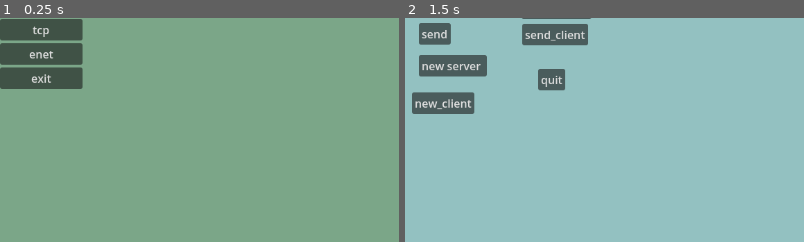
Above: before the commit, frames 1-2 (left to right).
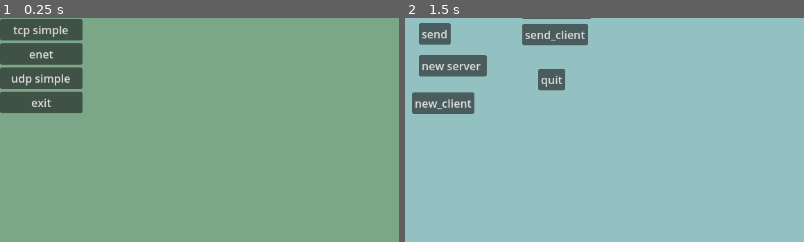
Above: after the commit, the same moments.

Repository: emagood/Thot-P2P
Game: Godot game, scene res://menu.tscn
Same seed, same stepped clock (60 frames per second), same inputs: the game is played once before the commit and once after it.
Inputs (mouse positions are % of the whole screen's width and height, from its top left):
- Up to frame 1 (0.25 s): no input
- Up to frame 2 (1.5 s): click "tcp" (after the commit: "tcp simple") at 0.5 s; click (5, 27) at 1.25 s, where only the run after the commit has a clickable "udp simple"
The pictures show only the part of the screen within x 0-50%, y 13-63%; the shares and areas given below are measured in that part.

The runs differ from the first frame. In frame 1, 2.5% of the frame differs, in the area x 0-21%, y 3-43%; in frame 2, nothing differs.

Commit message:
udp add
newudp

Diff:
--- /dev/null
+++ b/Utils/Haru/Api/Handshack.gd
@@ -0,0 +1,247 @@
+extends RefCounted
+
+class_name HaruHandshack
+
+const MAXPACKETS := 1024
+
+var resendTime := 0.05
+
+var sceneTree : SceneTree
+
+var streamPeer : PacketPeerUDP
+
+var sendPacketCallback : Callable
+var readPacketCallback : Callable
+
+var sentMessages :Dictionary
+var receivedMessages : Dictionary
+
+var sequenceMessages : int
+var expectedSequence : int
+
+var hasTimer0 := false
+var hasTimer1 := false
+var hasTimer2 := false
+
+var discartedPackets : Array[int]
+var expectedReceivedSequence : int = 0
+
+class UserPacketCommit extends RefCounted:
+	const MAXTRIALS := 340
+
+	var Message : HaruMessageWriter
+	var InTimeout : bool
+	var InTrials : int
+	var IsConfirmed : bool
+
+	var _Wait : bool
+
+	func _______Poll() -> void:
+		pass
+
+class ACKCommit extends RefCounted:
+	func _init() -> void:
+		return
+
+func _init() -> void:
+	return
+
+func SendData(packet : PackedByteArray) -> void:
+	if streamPeer:
+		#if randi_range(0, 1) == 1:
+		streamPeer.put_packet(packet)
+
+func SendACK(message : HaruMessageWriter) -> void:
+	var ACK = HaruMessageWriter.new()
+	ACK.MessageID = message.MessageID
+	ACK.MessageData = PackedByteArray([])
+
+	SendData(ACK.Serialize())
+
+	#print("Sending ACK....: %s" % message.MessageID)
+
+func SendPacket(data : PackedByteArray) -> void:
+	if sequenceMessages > 1024:
+		sequenceMessages = 0
+
+	var message = HaruMessageWriter.new()
+	message.MessageID = sequenceMessages
+	message.MessageData = data
+
+	var UPacket := UserPacketCommit.new()
+	UPacket.InTimeout = false
+	UPacket.InTrials = 0
+	UPacket.Message = message
+	UPacket._Wait = false
+
+	sentMessages[sequenceMessages] = UPacket
+	sequenceMessages += 1
+
+func _PollPackets() -> void:
+	if not streamPeer:
+		return
+
+	while streamPeer.get_available_packet_count() > 0:
+		var packet := streamPeer.get_packet()
+
+		var message = HaruMessageWriter.new()
+		message.Deserialize(packet)
+
+		if message.MessageID > -1:
+			if message.MessageData.size() < 1:
+				if message.MessageID == expectedSequence:
+					#print('ACK CONFIRMED FROM: %s' % sentMessages[expectedSequence].MessageData.get_string_from_utf8())
+					(sentMessages[expectedSequence] as UserPacketCommit).IsConfirmed = true
+					expectedSequence += 1
+				else:
+					#var resendSequence := 0
+					#while resendSequence < sentMessages.size():
+					#	SendData(sentMessages[sentMessages.keys()[resendSequence]].Serialize())
+					#	resendSequence += 1
+					pass
+			else:
+				if not message.MessageID in receivedMessages:
+					if not message.MessageID in discartedPackets:
+						readPacketCallback.call(message.MessageData)
+					receivedMessages[message.MessageID] = message
+				SendACK(message)
+
+		else:
+			if readPacketCallback:
+				readPacketCallback.call(packet)
+
+func _PollReceivedPackets() -> void:
+	if not streamPeer:
+		return
+
+	if hasTimer1:
+		return
+
+	hasTimer1 = true
+
+	var sequence := 0
+	var size := receivedMessages.size()
+
+	if size < 1:
+		return
+
+	print(receivedMessages)
+
+	while sequence < size:
+		var realSequence = receivedMessages.keys()[sequence]
+
+		if realSequence == expectedReceivedSequence:
+			var ACK = HaruMessageWriter.new()
+			ACK.MessageID = realSequence
+			ACK.MessageData = PackedByteArray([])
+
+			SendData(ACK.Serialize())
+			print('ACK SENT TO: %s' % receivedMessages[realSequence].MessageData.get_string_from_utf8())
+			#receivedMessages.erase(realSequence)
+			discartedPackets.append(realSequence)
+
+			expectedReceivedSequence += 1
+
+		sequence += 1
+
+	"""
+	while sequence < size:
+		var realSequence = sortedSequence[sequence]
+
+		var ACK = HaruMessageWriter.new()
+		ACK.MessageID = realSequence
+		ACK.MessageData = PackedByteArray([])
+
+		SendData(ACK.Serialize())
+		#print('ACK SENT TO: %s' % receivedMessages[realSequence].MessageData.get_string_from_utf8())
+		#receivedMessages.erase(realSequence)
+		discartedPackets.append(realSequence)
+
+		sequence += 1
+	"""
+
+	receivedMessages.clear()
+
+	await sceneTree.create_timer(0.01).timeout
+	hasTimer1 = false
+
+func _PollSentPackets() -> void:
+	if not streamPeer:
+		return
+
+	#if hasTimer2:
+	#	return
+
+	#var sequence := sentMessages.size()
+	#while sequence> 0:
+	#	if sequence in sentMessages:
+	#		SendData(sentMessages[sequence].Serialize())
+
+	#	sequence -=1
+
+	#WARNING: Sent Messages is are correct order!
+
+	for upacket in sentMessages.values():
+		if upacket is UserPacketCommit:
+			if upacket.IsConfirmed:
+				sentMessages.erase(upacket.Message.MessageID)
+				#print("Confirmed....: %s" % upacket.Message.MessageID)
+				continue
+
+			if upacket.InTimeout:
+				continue
+			else:
+				if upacket.InTrials < UserPacketCommit.MAXTRIALS:
+					if not upacket._Wait:
+						upacket._Wait = true
+
+						SendData(upacket.Message.Serialize())
+
+						await sceneTree.create_timer(resendTime).timeout
+						upacket.InTrials += 1
+						upacket._Wait = false
+				else:
+					upacket.InTimeout = true
+
+				break
+
+	#await sceneTree.create_timer(0.01).timeout
+	#hasTimer2 = false
+
+func Handle() -> void:
+	_PollPackets()
+	#_PollReceivedPackets()
+	_PollSentPackets()
+
+	if discartedPackets.size() > MAXPACKETS:
+		receivedMessages.clear()
+		discartedPackets.clear()
+
+	#print(sentMessages)
+	"""
+	if hasTimer0:
+		hasTimer0 = false
+		var readSequence := 0
+		while readSequence < receivedMessages.size():
+			if readSequence in receivedMessages:
+				var ACK = HaruMessageWriter.new()
+				ACK.MessageID = readSequence
+				ACK.MessageData = PackedByteArray([])
+
+				SendData(ACK.Serialize())
+				receivedMessages.erase(readSequence)
+				print('ack sended')
+			readSequence += 1
+		sceneTree.create_timer(1.0).timeout.connect(func():
+			hasTimer0 = true)
+
+	if hasTimer1:
+		hasTimer1 = false
+		var sentSequence := 0
+		while sentSequence < sentMessages.size():
+			if sentSequence in sentMessages:
+				SendData(sentMessages[sentSequence].Serialize())
+			sentSequence += 1
+		sceneTree.create_timer(1.0).timeout.connect(func():
+			hasTimer1 = true)
+	"""
--- /dev/null
+++ b/Utils/Haru/Api/MessageWriter.gd
@@ -0,0 +1,21 @@
+extends RefCounted
+
+class_name HaruMessageWriter
+
+var MessageID : int
+var MessageData : PackedByteArray
+
+func _init() -> void:
+	MessageID = -1
+
+func Serialize() -> PackedByteArray:
+	var serializedPacket = ("%s.%s" % [MessageID, MessageData]).to_utf8_buffer()
+	return serializedPacket
+
+func Deserialize(data : PackedByteArray) -> void:
+	var bytesToString := data.get_string_from_utf8() as String
+	var splitedSerial := bytesToString.split(".", true, 1)
+
+	if splitedSerial.size() == 2:
+		MessageID = int(splitedSerial[0])
+		MessageData = str_to_var(splitedSerial[1])
--- /dev/null
+++ b/Utils/Haru/Tests/Proxy.gd
@@ -0,0 +1,24 @@
+extends RefCounted
+
+class_name HaruProxy
+
+var socket : PacketPeerUDP : set = _set_socket
+var handshack : HaruHandshack
+
+func _set_socket(stream : PacketPeerUDP) -> void:
+	socket = stream
+
+	if socket:
+		handshack = HaruHandshack.new()
+		handshack.streamPeer = socket
+
+func _init() -> void:
+	return
+
+func create(address : String, port : int) -> void:
+	socket = PacketPeerUDP.new()
+	socket.connect_to_host(address, port)
+
+func poll() -> void:
+	if handshack:
+		handshack.Handle()
--- /dev/null
+++ b/Utils/Haru/Tests/Server.gd
@@ -0,0 +1,26 @@
+extends RefCounted
+
+class_name HaruServer
+
+var socket : UDPServer
+var proxys : Array[HaruProxy]
+
+var sceneTree : SceneTree
+
+func listen(port : int) -> void:
+	socket = UDPServer.new()
+	socket.listen(port)
+
+func poll() -> void:
+	socket.poll()
+
+	if socket.is_connection_available():
+		var proxy = HaruProxy.new()
+		proxy.socket = socket.take_connection()
+		proxy.handshack.readPacketCallback = func(packet : PackedByteArray):
+			print("[Server] %s" % packet.get_string_from_utf8())
+		proxy.handshack.sceneTree = sceneTree
+		proxys.append(proxy)
+
+	for proxy in proxys:
+		proxy.poll()
--- /dev/null
+++ b/Utils/Haru/Tests/control.gd
@@ -0,0 +1,29 @@
+extends Control
+
+var s = HaruServer.new()
+var c = HaruProxy.new()
+
+var tr = Thread.new()
+
+func _ready() -> void:
+	s.listen(8081)
+	s.sceneTree = get_tree()
+
+	c.create("127.0.0.1", 8081)
+	c.handshack.readPacketCallback = func(packet : PackedByteArray):
+		print("[Client] %s" % packet.get_string_from_utf8())
+	c.handshack.sceneTree = get_tree()
+
+	for i in range(10):
+		c.handshack.SendPacket(("%s" % i).to_utf8_buffer())
+
+	for i in range(4):
+		c.handshack.SendPacket(("%s" % i).to_utf8_buffer())
+
+func _process(delta: float) -> void:
+	s.poll()
+	c.poll()
+
+func _exit_tree() -> void:
+	c.socket.close()
+	s.socket.stop()
--- /dev/null
+++ b/Utils/Haru/Tests/control.tscn
@@ -0,0 +1,12 @@
+[gd_scene load_steps=2 format=3 uid="uid://chjs3tpw6dsmc"]
+
+[ext_resource type="Script" uid="uid://ccu0v3hl2w5ki" path="res://Utils/Haru/Tests/control.gd" id="1_bjiic"]
+
+[node name="Control" type="Control"]
+layout_mode = 3
+anchors_preset = 15
+anchor_right = 1.0
+anchor_bottom = 1.0
+grow_horizontal = 2
+grow_vertical = 2
+script = ExtResource("1_bjiic")
--- /dev/null
+++ b/core/udp_manager.gd
@@ -0,0 +1,66 @@
+extends Node
+class_name UDPManager
+
+# UDPManager - 超简洁UDP网络通信类
+# UDPManager - Super Simple UDP Network Communication Class
+#
+# 提供UDP协议基本功能：监听、发送、广播
+# Provides basic UDP protocol features: listening, sending, broadcasting
+#
+# 作者： EBGame Studio - 摸摸鱼玩游戏
+# Author: EBGame Studio - 摸摸鱼玩游戏
+# https://space.bilibili.com/13651987
+
+# 信号定义 | Signal Definition
+signal received(msg, ip, port)  # 当接收到UDP数据包时触发此信号，传递消息内容、来源IP和端口
+							   # Emitted when UDP packet is received, passing message content, source IP and port
+
+# UDP成员变量 | UDP Member Variables
+var udp = PacketPeerUDP.new()  # UDP通信对象
+							   # UDP communication object
+
+# 初始化示例，不建议自动开启，请在需要时手动开启，因为手动开启可以指定端口
+# Initialization example, auto-start not recommended, please start manually when needed as it allows port specification
+#func _ready():
+	#start()                   # 自动启动UDP服务
+							  # Auto-start UDP service
+
+# 每帧处理 | Process Every Frame
+func _process(_delta):
+	# 检查是否有新的数据包到达
+	# Check if new packets have arrived
+	if udp.get_available_packet_count() > 0:
+		# 读取数据包并转换为字符串
+		# Read packet and convert to string
+		var data = udp.get_packet().get_string_from_utf8()
+		# 发射信号通知有新数据，附带发送者信息
+		# Emit signal for new data with sender information
+		received.emit(data, udp.get_packet_ip(), udp.get_packet_port())
+
+# 启动UDP服务 | Start UDP Service
+func start(listen_port):
+	udp.close() if udp.is_bound() else null  # 如果已绑定则先关闭
+											 # Close if already bound
+	udp.bind(listen_port)                    # 绑定到指定端口
+											 # Bind to specified port
+	udp.set_broadcast_enabled(true)          # 启用广播功能
+											 # Enable broadcast functionality
+	set_process(true)
+
+# 发送UDP消息到指定IP和端口 | Send UDP Message to Specified IP and Port
+func send(text, ip, port):
+	udp.set_dest_address(ip, port)  # 设置目标地址和端口
+									# Set destination address and port
+	return udp.put_packet(text.to_utf8_buffer())  # 发送UTF-8编码的文本
+												  # Send UTF-8 encoded text
+
+# 广播UDP消息到指定端口 | Broadcast UDP Message to Specified Port
+func broadcast(text, bcast_port):
+	# 使用广播地址255.255.255.255向所有设备发送消息
+	# Use broadcast address 255.255.255.255 to send message to all devices
+	return send(text, "255.255.255.255", bcast_port)
+
+# 关闭UDP服务 | Close UDP Service
+func close():
+	udp.close()
+	set_process(false)
--- /dev/null
+++ b/example/UDPExample.gd
@@ -0,0 +1,131 @@
+extends Control
+
+# UDP网络服务演示
+# UDP Network Service Demo
+#
+# 展示如何使用UDPManager类进行UDP通信
+# Demonstrates how to use UDPManager class for UDP communication
+
+# 成员变量 | Member Variables
+var udp = UDPManager.new()  # 创建UDP通信实例
+						   # Create UDP communication instance
+
+# 节点引用 | Node References
+@onready var input = $VBox/Input  # 消息输入框
+								 # Message input field
+@onready var ip_input = $VBox/HBox/IP  # 目标IP输入框
+									   # Target IP input field
+@onready var port_input = $VBox/HBox/Port  # 目标端口输入框
+										  # Target port input field
+@onready var broadcast_port_input = $VBox/HBox2/BroadcastPort  # 广播端口输入框
+															  # Broadcast port input field
+@onready var output = $VBox/Output  # 消息输出框
+								   # Message output field
+
+# 初始化 | Initialization
+func _ready():
+	# 设置UDP端口，启动UDP服务
+	# Set UDP port and start UDP service
+	var port = 9000
+	# 启动UDP服务
+	# Start UDP service
+	udp.start(port)
+	# 将UDP实例添加到场景树中
+	# Add UDP instance to scene tree
+	add_child(udp)
+
+	# 连接UDP信号
+	# Connect UDP signals
+	udp.received.connect(_on_received)
+
+	# 连接UI按钮信号
+	# Connect UI button signals
+	$VBox/HBox/Send.pressed.connect(_on_send_pressed)
+	$VBox/HBox2/Broadcast.pressed.connect(_on_broadcast_pressed)
+
+	# 显示初始状态信息
+	# Display initial status information
+	output.text = "本地IP | Local IP: " + _get_local_ip() + "\n监听端口 | Listening Port: " + str(port)
+
+# 当接收到UDP消息时调用 | Called when UDP message is received
+func _on_received(msg, ip, port):
+	# 在输出框中添加接收到的消息
+	# Add received message to output field
+	output.text += "\n收到来自 | Received from " + ip + ":" + str(port) + ": " + msg
+	output.scroll_vertical = output.get_line_count()  # 自动滚动到底部
+													 # Auto-scroll to bottom
+
+# 发送按钮点击处理 | Send Button Click Handler
+func _on_send_pressed():
+	# 获取目标IP和端口
+	# Get target IP and port
+	var target_ip = ip_input.text.strip_edges()
+	var target_port = int(port_input.text)
+
+	# 验证输入
+	# Validate input
+	if target_ip.is_empty() or input.text.is_empty():
+		return  # 如果IP或消息为空，不执行发送
+				# If IP or message is empty, don't send
+
+	# 验证端口范围
+	# Validate port range
+	if target_port <= 0 or target_port > 65535:
+		output.text += "\n错误 | Error: 端口必须在 | Port must be in 1-65535"
+		return
+
+	# 发送消息
+	# Send message
+	udp.send(input.text, target_ip, target_port)
+
+	# 更新UI
+	# Update UI
+	output.text += "\n已发送到 | Sent to " + target_ip + ":" + str(target_port) + ": " + input.text
+	output.scroll_vertical = output.get_line_count()  # 自动滚动到底部
+													 # Auto-scroll to bottom
+
+# 广播按钮点击处理 | Broadcast Button Click Handler
+func _on_broadcast_pressed():
+	# 获取广播端口
+	# Get broadcast port
+	var bcast_port = int(broadcast_port_input.text)
+
+	# 验证输入
+	# Validate input
+	if input.text.is_empty():
+		return  # 如果消息为空，不执行广播
+				# If message is empty, don't broadcast
+
+	# 验证端口范围
+	# Validate port range
+	if bcast_port <= 0 or bcast_port > 65535:
+		output.text += "\n错误 | Error: 端口必须在 | Port must be in 1-65535"
+		return
+
+	# 执行广播
+	# Execute broadcast
+	udp.broadcast(input.text, bcast_port)
+
+	# 更新UI
+	# Update UI
+	output.text += "\n已广播 | Broadcasted to port " + str(bcast_port) + ": " + input.text
+	output.scroll_vertical = output.get_line_count()  # 自动滚动到底部
+													 # Auto-scroll to bottom
+
+# 获取本地非环回IP地址 | Get Local Non-loopback IP Address
+func _get_local_ip():
+	# 遍历所有本地IP地址
+	# Iterate through all local IP addresses
+	for ip in IP.get_local_addresses():
+		# 过滤掉环回地址和IPv6地址
+		# Filter out loopback and IPv6 addresses
+		if ip != "127.0.0.1" and ip != "::1" and not ":" in ip:
+			return ip
+	# 如果没有找到合适的地址，返回本地回环地址
+	# If no suitable address found, return local loopback address
+	return "127.0.0.1"
+
+
+func _on_salir_pressed() -> void:
+	queue_free()
+	pass # Replace with function body.
--- /dev/null
+++ b/example/UDPExample.tscn
@@ -0,0 +1,110 @@
+[gd_scene load_steps=2 format=3 uid="uid://wlyrd36b3jde"]
+
+[ext_resource type="Script" uid="uid://eglnpic1xx75" path="res://example/UDPExample.gd" id="1_41rwg"]
+
+[node name="UDPMiniDemo" type="Control"]
+layout_mode = 3
+anchors_preset = 15
+anchor_right = 1.0
+anchor_bottom = 1.0
+grow_horizontal = 2
+grow_vertical = 2
+script = ExtResource("1_41rwg")
+
+[node name="ColorRect" type="ColorRect" parent="."]
+layout_mode = 1
+anchors_preset = 15
+anchor_right = 1.0
+anchor_bottom = 1.0
+grow_horizontal = 2
+grow_vertical = 2
+color = Color(0.666667, 1, 1, 1)
+
+[node name="salir" type="Button" parent="."]
+layout_mode = 0
+offset_right = 100.0
+offset_bottom = 31.0
+text = "exit"
+
+[node name="VBox" type="VBoxContainer" parent="."]
+layout_mode = 1
+anchors_preset = 15
+anchor_right = 1.0
+anchor_bottom = 1.0
+offset_left = 20.0
+offset_top = 20.0
+offset_right = -20.0
+offset_bottom = -20.0
+grow_horizontal = 2
+grow_vertical = 2
+theme_override_constants/separation = 10
+
+[node name="Title" type="Label" parent="VBox"]
+layout_mode = 2
+theme_override_font_sizes/font_size = 24
+text = "UDP功能示例 | UDP Feature Demo"
+horizontal_alignment = 1
+
+[node name="Input" type="LineEdit" parent="VBox"]
+layout_mode = 2
+placeholder_text = "输入要发送的消息 | Enter message to send"
+
+[node name="HBox" type="HBoxContainer" parent="VBox"]
+layout_mode = 2
+theme_override_constants/separation = 10
+
+[node name="IPLabel" type="Label" parent="VBox/HBox"]
+layout_mode = 2
+text = "目标IP | Target IP:"
+
+[node name="IP" type="LineEdit" parent="VBox/HBox"]
+layout_mode = 2
+size_flags_horizontal = 3
+placeholder_text = "输入目标IP地址 | Enter target IP address"
+
+[node name="PortLabel" type="Label" parent="VBox/HBox"]
+layout_mode = 2
+text = "端口 | Port:"
+
+[node name="Port" type="LineEdit" parent="VBox/HBox"]
+layout_mode = 2
+text = "9000"
+placeholder_text = "端口 | Port"
+
+[node name="Send" type="Button" parent="VBox/HBox"]
+layout_mode = 2
+text = "发送 | Send"
+
+[node name="HBox2" type="HBoxContainer" parent="VBox"]
+layout_mode = 2
+theme_override_constants/separation = 10
+
+[node name="BroadcastPortLabel" type="Label" parent="VBox/HBox2"]
+layout_mode = 2
+text = "广播端口 | Broadcast Port:"
+
+[node name="BroadcastPort" type="LineEdit" parent="VBox/HBox2"]
+layout_mode = 2
+text = "9000"
+placeholder_text = "广播端口 | Broadcast Port"
+
+[node name="Broadcast" type="Button" parent="VBox/HBox2"]
+layout_mode = 2
+size_flags_horizontal = 3
+text = "广播消息 | Broadcast Message"
+
+[node name="HSeparator" type="HSeparator" parent="VBox"]
+layout_mode = 2
+
+[node name="OutputLabel" type="Label" parent="VBox"]
+layout_mode = 2
+text = "消息记录 | Message Log:"
+
+[node name="Output" type="TextEdit" parent="VBox"]
+layout_mode = 2
+size_flags_vertical = 3
+placeholder_text = "这里将显示收到的消息... | Messages will be displayed here..."
+wrap_mode = 1
+scroll_smooth = true
+
+[connection signal="pressed" from="salir" to="." method="_on_salir_pressed"]
--- a/menu.gd
+++ b/menu.gd
@@ -36,3 +36,13 @@
 
 func _exit_tree() -> void:
 	prints("adios del menu prueba ")
+
+
+func _on_udp_pressed() -> void:
+
+	var menu = preload("res://example/UDPExample.tscn").instantiate()
+	add_child(menu)
+	prints("instancio escena")
+	await get_tree().create_timer(1).timeout
+	pass # Replace with function body.
+	pass # Replace with function body.
--- a/menu.tscn
+++ b/menu.tscn
@@ -36,11 +36,15 @@
 
 [node name="tcp" type="Button" parent="VBoxContainer"]
 layout_mode = 2
-text = "tcp"
+text = "tcp simple"
 
 [node name="enet" type="Button" parent="VBoxContainer"]
 layout_mode = 2
 text = "enet"
+
+[node name="udp" type="Button" parent="VBoxContainer"]
+layout_mode = 2
+text = "udp simple"
 
 [node name="exit" type="Button" parent="VBoxContainer"]
 layout_mode = 2
@@ -49,4 +53,5 @@
 [connection signal="pressed" from="VBoxContainer/websocket" to="." method="_on_websocket_pressed"]
 [connection signal="pressed" from="VBoxContainer/tcp" to="." method="_on_tcp_pressed"]
 [connection signal="pressed" from="VBoxContainer/enet" to="." method="_on_enet_pressed"]
+[connection signal="pressed" from="VBoxContainer/udp" to="." method="_on_udp_pressed"]
 [connection signal="pressed" from="VBoxContainer/exit" to="." method="_on_exit_pressed"]
--- a/menu/menu.tscn
+++ b/menu/menu.tscn
@@ -1,12 +1,4 @@
-[gd_scene load_steps=8 format=3 uid="uid://dvdidnkl0k2qq"]
-
-[ext_resource type="Script" path="res://escena/red/menu/menu.gd" id="1_hung8"]
-[ext_resource type="Texture2D" uid="uid://306y1ctsathc" path="res://assets/fondo/paisaje.jpeg" id="2_7i2sb"]
-[ext_resource type="Texture2D" uid="uid://drbhcg4aeveh6" path="res://assets/Buttons/Button10.png" id="3_vtm5c"]
-[ext_resource type="Texture2D" uid="uid://dk6d0uvgbjl1y" path="res://assets/Buttons/Button3.png" id="4_jdoyc"]
-[ext_resource type="Texture2D" uid="uid://b4vm1p7l5aqol" path="res://assets/Buttons/Button22png.png" id="5_pjukf"]
-[ext_resource type="Texture2D" uid="uid://bee2avp6jc4a5" path="res://assets/Buttons/Button21.png" id="6_ud0mg"]
-[ext_resource type="Texture2D" uid="uid://bh0c47pygbpt0" path="res://assets/Buttons/Button20s.png" id="7_iuw54"]
+[gd_scene format=3 uid="uid://dvdidnkl0k2qq"]
 
 [node name="menu" type="Control"]
 layout_mode = 3
@@ -15,7 +7,6 @@
 anchor_bottom = 1.0
 grow_horizontal = 2
 grow_vertical = 2
-script = ExtResource("1_hung8")
 
 [node name="CanvasLayer" type="CanvasLayer" parent="."]
 follow_viewport_enabled = true
@@ -35,7 +26,6 @@
 
 [node name="TextureRect" type="TextureRect" parent="CanvasLayer/PanelContainer"]
 layout_mode = 2
-texture = ExtResource("2_7i2sb")
 flip_h = true
 
 [node name="VBoxContainer" type="VBoxContainer" parent="CanvasLayer/PanelContainer"]
@@ -150,8 +140,6 @@
 [node name="salir" type="TouchScreenButton" parent="CanvasLayer/PanelContainer/VBoxContainer/HBoxContainer"]
 position = Vector2(392, 119.75)
 scale = Vector2(0.4, 0.4)
-texture_normal = ExtResource("3_vtm5c")
-texture_pressed = ExtResource("4_jdoyc")
 
 [node name="Label" type="Label" parent="CanvasLayer/PanelContainer/VBoxContainer/HBoxContainer/salir"]
 offset_left = 87.5
@@ -163,8 +151,6 @@
 [node name="login" type="TouchScreenButton" parent="CanvasLayer/PanelContainer/VBoxContainer/HBoxContainer"]
 position = Vector2(541, 120.792)
 scale = Vector2(0.4, 0.4)
-texture_normal = ExtResource("5_pjukf")
-texture_pressed = ExtResource("4_jdoyc")
 
 [node name="Label" type="Label" parent="CanvasLayer/PanelContainer/VBoxContainer/HBoxContainer/login"]
 offset_left = 87.5
@@ -176,8 +162,6 @@
 [node name="regresar" type="TouchScreenButton" parent="CanvasLayer/PanelContainer/VBoxContainer/HBoxContainer"]
 position = Vector2(682, 117.667)
 scale = Vector2(0.4, 0.4)
-texture_normal = ExtResource("6_ud0mg")
-texture_pressed = ExtResource("4_jdoyc")
 
 [node name="Label2" type="Label" parent="CanvasLayer/PanelContainer/VBoxContainer/HBoxContainer/regresar"]
 offset_left = 79.9998
@@ -189,8 +173,6 @@
 [node name="server" type="TouchScreenButton" parent="CanvasLayer/PanelContainer/VBoxContainer/HBoxContainer"]
 position = Vector2(254, 120.708)
 scale = Vector2(0.4, 0.4)
-texture_normal = ExtResource("7_iuw54")
-texture_pressed = ExtResource("4_jdoyc")
 
 [node name="Label2" type="Label" parent="CanvasLayer/PanelContainer/VBoxContainer/HBoxContainer/server"]
 offset_left = 79.9998
--- /dev/null
+++ b/plugin.cfg
@@ -0,0 +1,7 @@
+[plugin]
+
+name="SimpleUDP"
+description="一个简单的UDP网络通信插件，支持发送、接收和广播UDP消息。 https://space.bilibili.com/13651987"
+author="EBGame"
+version="1.0.0"
+script="simple_udp_plugin.gd"
--- a/project.godot
+++ b/project.godot
@@ -12,7 +12,7 @@
 
 config/name="thot-p2p"
 run/main_scene="res://menu.tscn"
-config/features=PackedStringArray("4.3", "Mobile")
+config/features=PackedStringArray("4.4", "Mobile")
 config/icon="res://icon.svg"
 
 [file_customization]
--- /dev/null
+++ b/simple_udp_plugin.gd
@@ -0,0 +1,8 @@
+@tool
+extends EditorPlugin
+
+func _enter_tree() -> void:
+	add_custom_type("UDPManager", "Node", preload("core/udp_manager.gd"), preload("icon.svg"))
+
+func _exit_tree() -> void:
+	remove_custom_type("UDPManager")
--- a/thot/e_net/cliente/cliente.tscn
+++ b/thot/e_net/cliente/cliente.tscn
@@ -1,6 +1,7 @@
 [gd_scene load_steps=2 format=3 uid="uid://bbkojmkat7ta8"]
 
-[ext_resource type="Script" path="res://escena/red/cliente/ClientCustom.gd.gd" id="1_5abrd"]
+[sub_resource type="Resource" id="Resource_bvk1h"]
+metadata/__load_path__ = "res://escena/red/cliente/ClientCustom.gd.gd"
 
 [node name="Node" type="Node"]
-script = ExtResource("1_5abrd")
+script = SubResource("Resource_bvk1h")
--- a/thot/e_net/servidor/servidor.tscn
+++ b/thot/e_net/servidor/servidor.tscn
@@ -1,6 +1,7 @@
 [gd_scene load_steps=2 format=3 uid="uid://b01navhh6bpox"]
 
-[ext_resource type="Script" path="res://escena/red/host/ServerCustom.gd" id="1_xqetj"]
+[sub_resource type="Resource" id="Resource_5bvcl"]
+metadata/__load_path__ = "res://escena/red/host/ServerCustom.gd"
 
 [node name="Node" type="Node"]
-script = ExtResource("1_xqetj")
+script = SubResource("Resource_5bvcl")
Not shown, added: Utils/Haru/Api/Handshack.gd.uid
Not shown, added: Utils/Haru/Api/MessageWriter.gd.uid
Not shown, added: Utils/Haru/Tests/Proxy.gd.uid
Not shown, added: Utils/Haru/Tests/Server.gd.uid
Not shown, added: Utils/Haru/Tests/control.gd.uid
Not shown, added: class/BlockReaderWrite.gd.uid
Not shown, added: class/aes_class.gd.uid
Not shown, added: class/code.gd.uid
Not shown, added: class/info.gd.uid
Not shown, added: class/player.gd.uid
Not shown, added: class/room_class.gd.uid
Not shown, added: class/server_rcp.gd.uid
(and 28 more such lines)
